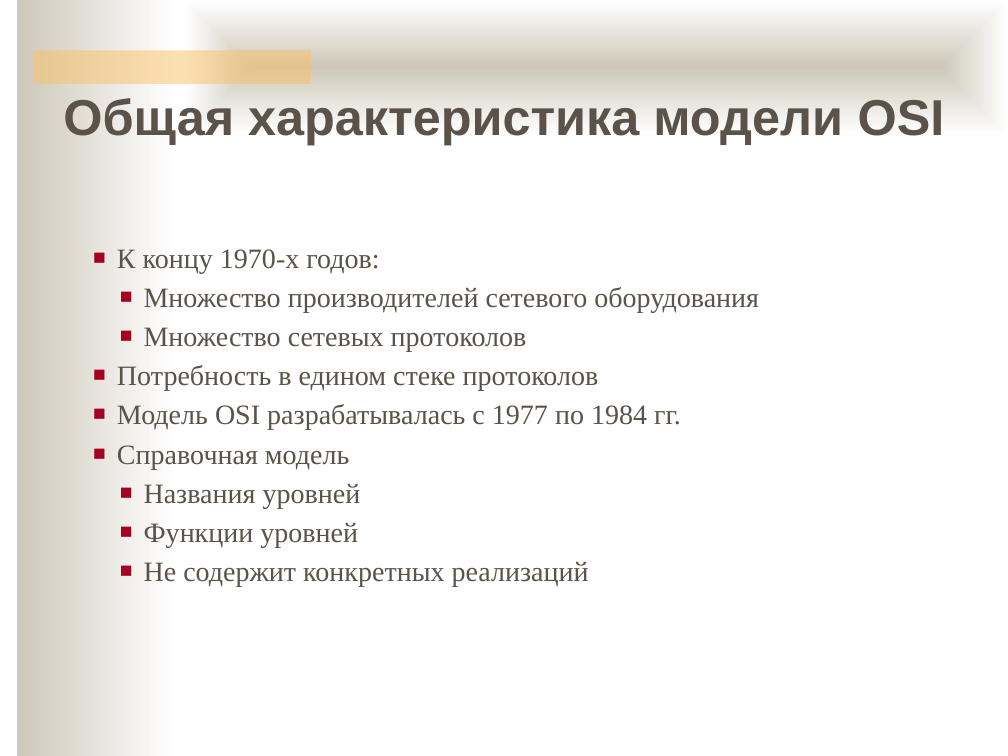
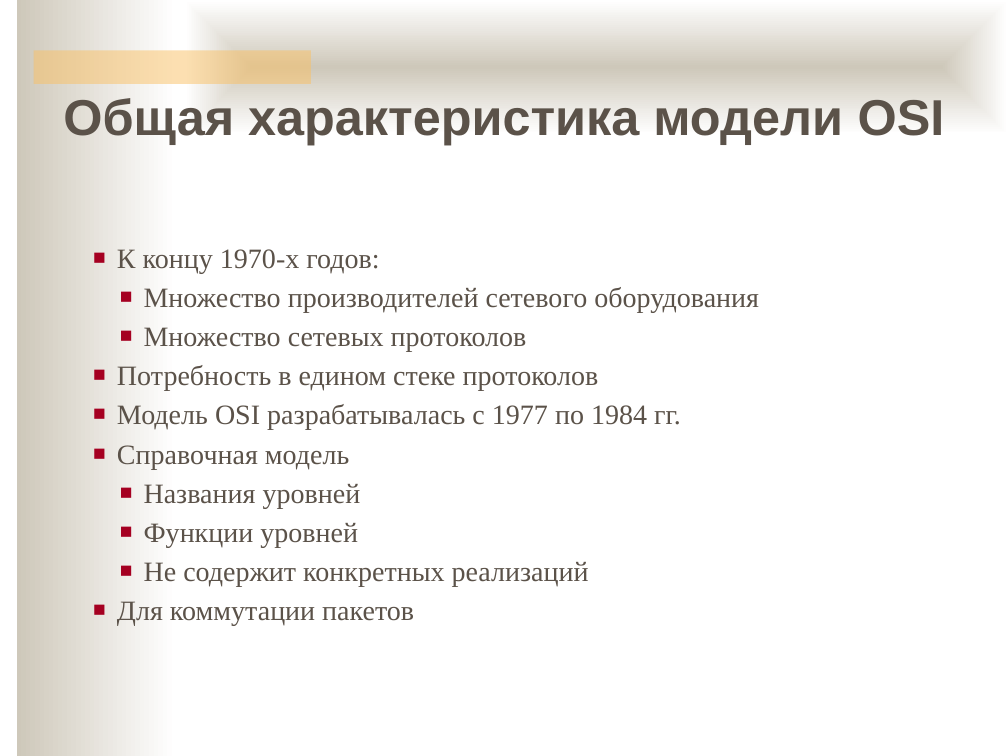
Before and after one commit to ukoloff/nets, a slide deck: slide 9 of 04.pptx. Drawn at 1008x756 pixels with LibreOffice and Linux fonts; fonts in the diff are those of the drawing; background and template pictures are left out. Boxes give left, top, right and bottom in pixels: in the first picture for what was removed or moved away, otherwise in the second. Text is boxed around its words. In the diff, an @@ line names an element or a change of style, - is before the commit and + after.

```diff
--- a/04.pptx
+++ b/04.pptx
@@ text at bbox=[117, 601, 414, 626]: paragraph added @@
+■ Для коммутации пакетов
```
Also in this commit, not shown: 13 other slides changed, 8 slides added, 20 slides removed.
